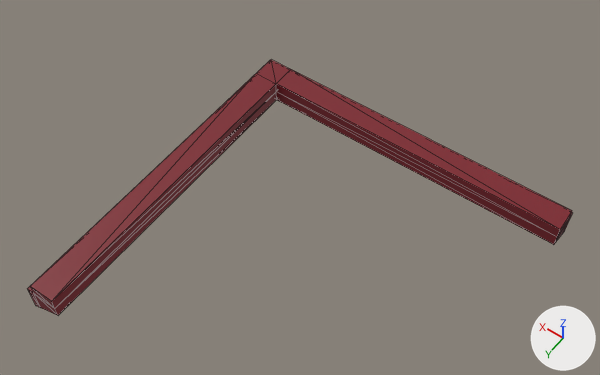
The FBX model Assets/Models/Buildings Kit/Imperial Buildings/BRoofInnerLedgeCorner_A.fbx, before and after one commit.
Before and after are seen from a 50 mm lens placed at (-9.52, 12.25, 16.04), pointed at (-2.7, 2.71, 1.04). The axes (+X, +Y, +Z) are drawn at lower right. The lights are the same throughout. The picture after the commit comes second. Mesh edges are drawn as thin lines. Where no turn or scale is listed for an object, it has been applied to the vertices.

Names of what the first picture shows: 'BRoofInnerLedgeCorner_A'.
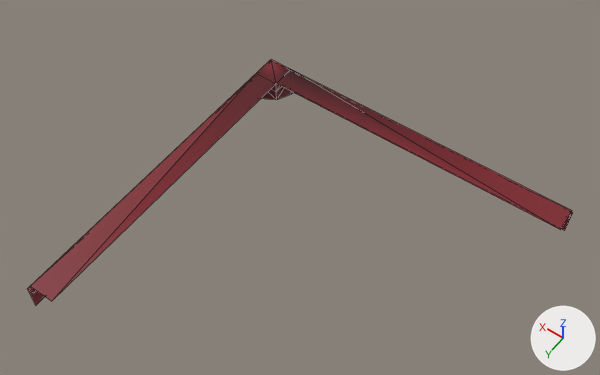
Pixel boxes (x1, y1, x2, y2) of what changed, in the pictures (600 x 375 px):
'BRoofInnerLedgeCorner_A', reshaped
    before: (27, 60, 572, 315)
    after: (27, 60, 572, 305)
part 1 of me_cube_092, deleted
    before: (28, 84, 572, 315)

What changed in the scene script:
```text
Change me_cube_092:
    used by ob_broofinnerledgecorner_a; location = (0.0, 0.0, 0.0)
    remove me_cube_092.from_pydata(...)  # 34 vertices, 76 faces; spans x -8.0..0.86, y -0.86..8.0, z -0.43..0.61
    add me_cube_092.from_pydata(...)  # 27 vertices, 42 faces; spans x -8.0..0.86, y -0.86..8.0, z -0.43..0.61
    me_cube_092 part 1
    7 vertices are removed from x -8.0..0.65, y -0.65..8.0, z -0.33..0.31
    34 faces are deleted
```
